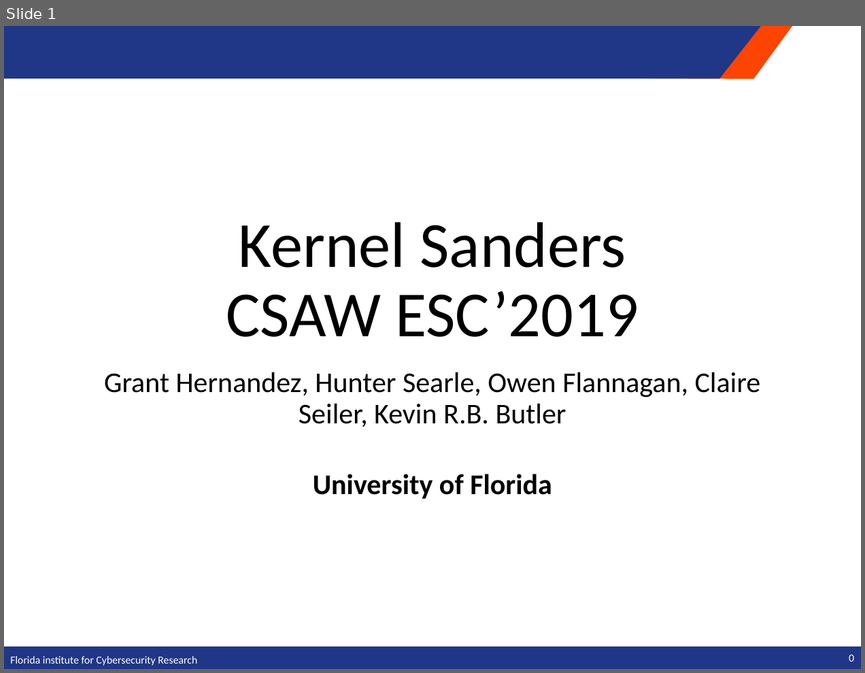
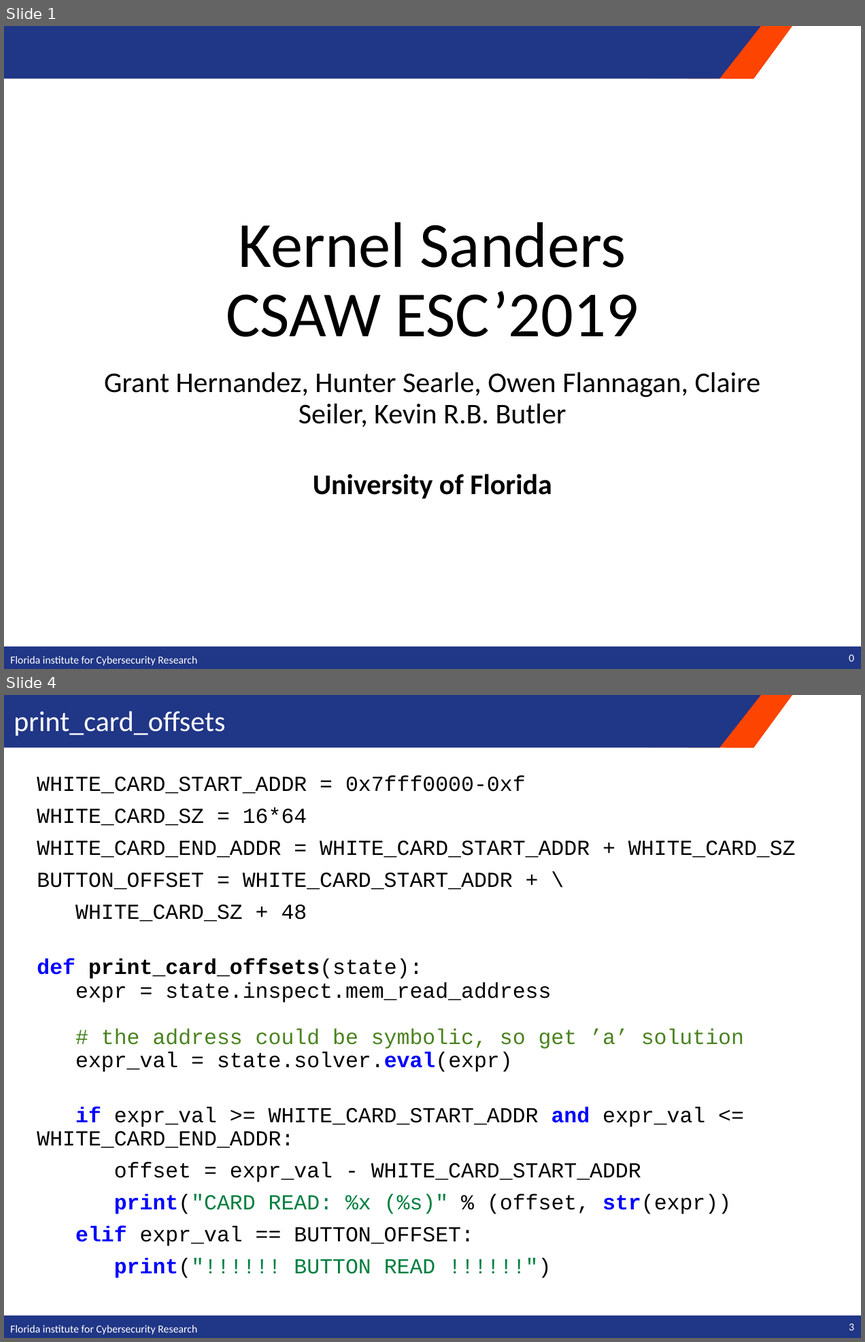
Before and after one commit to ufsit/csawesc19, a slide deck: presentation/csawesc19-kernel-sanders.pptx. Shown one above the other, each under a label of ours: slide 1 before the commit, slides 1 and 4 after it; the slides between them are not shown. The pictures are 865x673 and 865x1342 pixels, drawn with LibreOffice and Linux fonts; fonts in the diff are those of the drawing; background and template pictures are left out. Boxes give left, top, right and bottom in pixels: in the first picture for what was removed or moved away, otherwise in the second. Text is boxed around its words. In the diff, an @@ line names an element or a change of style, - is before the commit and + after.

```diff
--- a/presentation/csawesc19-kernel-sanders.pptx
+++ b/presentation/csawesc19-kernel-sanders.pptx
@@ slide 4 added at box(4, 695, 861, 1338), background #FFFFFF; not listed: 3 template elements that a slide beside it also shows @@
@@ title added at box(14, 711, 225, 736), 24 pt, text #FFFFFF @@
+print_card_offsets
@@ text added at box(37, 775, 796, 1278), 18 pt, text #000000 @@
+WHITE_CARD_START_ADDR = 0x7fff0000-0xf
+WHITE_CARD_SZ = 16*64
+WHITE_CARD_END_ADDR = WHITE_CARD_START_ADDR + WHITE_CARD_SZ
+BUTTON_OFFSET = WHITE_CARD_START_ADDR + \
+WHITE_CARD_SZ + 48
+def print_card_offsets(state):
+expr = state.inspect.mem_read_address
+# the address could be symbolic, so get ’a’ solution
+expr_val = state.solver.eval(expr)
+if expr_val >= WHITE_CARD_START_ADDR and expr_val <= WHITE_CARD_END_ADDR:
+offset = expr_val - WHITE_CARD_START_ADDR
+print("CARD READ: %x (%s)" % (offset, str(expr))
+elif expr_val == BUTTON_OFFSET:
+print("!!!!!! BUTTON READ !!!!!!")
@@ text added at box(10, 1325, 197, 1334), 9 pt, text #FFFFFF @@
+Florida institute for Cybersecurity Research
@@ page number added at box(849, 1323, 854, 1330), 9 pt, text #FFFFFF @@
+3
```
Also in this commit, not shown: 4 slides changed, 4 other slides added.
